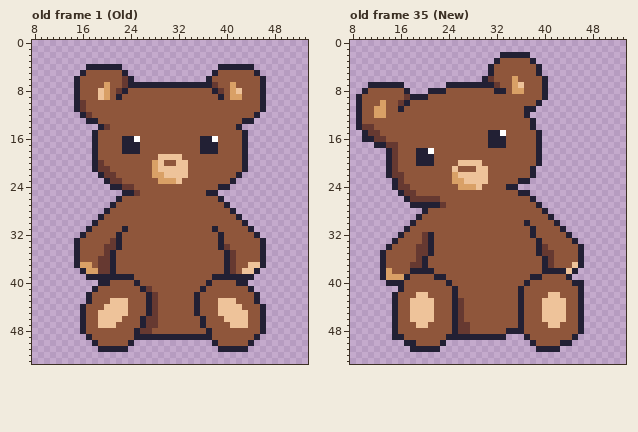
One commit to this pixel-art file: aseprite_files/teddybear_boy.ase. That is the earlier state.
64x64 pixels, 39 frames. Shown: old frame 1 (Old): x 8..53, y 0..53; old frame 35 (New): x 8..53, y 0..53. The commit also changed other frames, which this record leaves out.
Once edited:
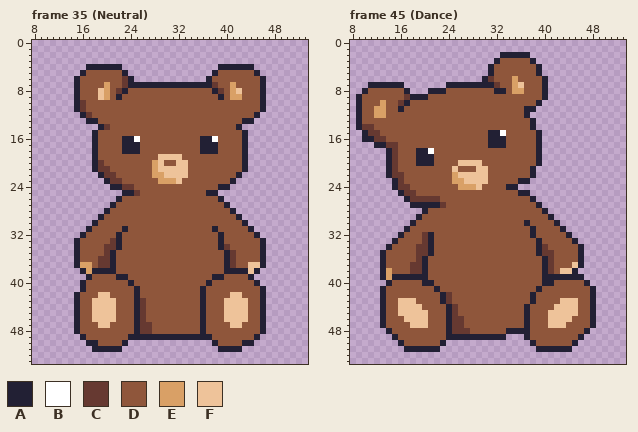
Palette (. is transparent): A #222034  B #ffffff  C #663931  D #8f563b  E #d9a066  F #eec39a
A new or re-ordered frame is compared with the old frame closest to it.
Change:
frames 39 -> 72
Frame 35 (Neutral) is new; against old frame 1 (Old), layers "Feet", "Body":
y 38: x 18..20 ECC -> AAA; x 41..43 CDF -> AAA
y 39: x 18..21 AAAA -> DDDD; x 24 A -> D; x 40..43 AAAA -> DDDD
y 40: x 16..20 ...AA -> ADDDD; x 24..25 DA -> AD; x 42..45 AA.. -> DDDA
y 41: x 16..18 ..A -> ADD; x 25..27 DAC -> ADD; x 44..46 A.. -> DDA
y 42: x 15..17 ..A -> ADD; x 19..20 DD -> FF; x 25 D -> A; x 27..28 AC -> DD; x 35..36 AD -> DA; x 41..42 DD -> FF; x 45..46 A. -> DA
y 43: x 15..20 ..ADDD -> ADDFFF; x 22..23 FF -> DD; x 25..28 DDAC -> ACDD; x 35..36 AD -> DA; x 39 F -> D; x 42..43 DD -> FF; x 45..46 A. -> DA
y 44: x 15..16 .A -> AD; x 18..19 DD -> FF; x 22..23 FF -> DD; x 25..28 DDAC -> ACDD; x 35..36 AD -> DA; x 39 F -> D; x 43 D -> F
y 45: x 15..16 .A -> AD; x 18 D -> F; x 22..23 FF -> DD; x 25..28 DDAC -> ACDD; x 35..36 AD -> DA; x 39 F -> D
y 46: x 15..16 .A -> AD; x 18 D -> F; x 22 F -> D; x 25..28 DACC -> ACDD
y 47: x 15..16 .A -> AD; x 21 F -> D; x 25..26 DA -> AC; x 28 C -> D; x 43 F -> D
y 48: x 15..16 .A -> AD; x 36..37 DA -> AD
y 49: x 16..17 .A -> AD; x 24 D -> A
y 50: x 17 . -> A; x 23..24 DA -> A.; x 43 D -> A
y 51: x 18 . -> A; x 23 A -> .; x 43 A -> .
Frame 45 (Dance) against old frame 35 (New), layers "Feet", "Body":
y 38: x 18..19 AA -> CC; x 21 A -> D; x 41..43 AAA -> CDF
y 39: x 15..16 EE -> AA; x 18..20 DDD -> AAA; x 22..23 AA -> DD; x 38..43 AADDDD -> DDAAAA; x 45..46 .. -> AA
y 40: x 15..16 AA -> DD; x 20..21 DD -> AA; x 24 A -> D; x 37 A -> D; x 40..41 DD -> AA; x 45..47 AA. -> DDA
y 41: x 13..16 ...A -> ADDD; x 22 D -> A; x 25 A -> D; x 36 A -> D; x 39 D -> A; x 46..48 A.. -> DDA
y 42: x 13..15 ..A -> ADD; x 19..20 FF -> DD; x 23..25 DDA -> ACD; x 36 A -> D; x 38 D -> A; x 41..42 FF -> DD; x 46..48 A.. -> DDA
y 43: x 13..17 ..ADD -> ADDFF; x 19..21 FFF -> DDD; x 23..26 DDAC -> ACDD; x 36 A -> D; x 38 D -> A; x 40..42 FFF -> DDD; x 44..48 DDA.. -> FFDDA
y 44: x 13..17 ..ADD -> ADDFF; x 20..21 FF -> DD; x 24..26 DAC -> ACD; x 36..37 AD -> DA; x 40..41 FF -> DD; x 44..48 DDA.. -> FFDDA
y 45: x 13..17 ..ADD -> ADDFF; x 21 F -> D; x 24..26 DAC -> ACD; x 36..37 AD -> DA; x 40 F -> D; x 44..48 DDA.. -> FFDDA
y 46: x 13..15 ..A -> ADD; x 17 D -> F; x 21 F -> D; x 24..25 DA -> AC; x 36..37 AD -> DA; x 40 F -> D; x 44 D -> F; x 46..48 A.. -> DDA
y 47: x 13..15 ..A -> ADD; x 18 D -> F; x 24..25 DA -> AC; x 27 C -> D; x 36..37 AD -> DA; x 43 D -> F; x 46..48 A.. -> DDA
y 48: x 14..15 .A -> AD; x 24..25 DA -> AC; x 37 D -> A; x 46..47 A. -> DA
y 49: x 16 A -> D; x 45..46 A. -> DA
y 50: x 16..18 .AA -> ADD; x 43..45 AA. -> DDA
y 51: x 17 . -> A; x 43..44 .. -> AA
Boxes around the changes in both pictures, in picture pixels (x1, y1, x2, y2):
changed: (74, 268, 158, 352)
changed: (194, 268, 266, 352)
changed: (380, 268, 470, 352)
changed: (518, 268, 596, 352)
